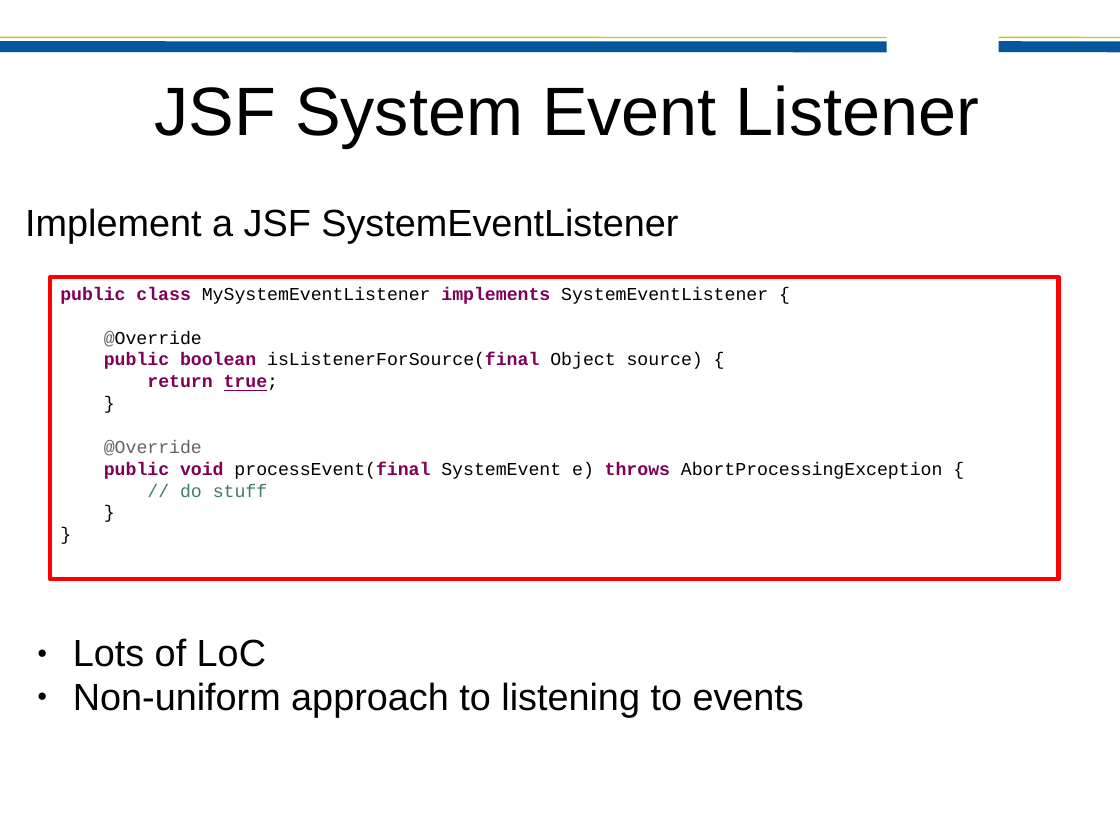
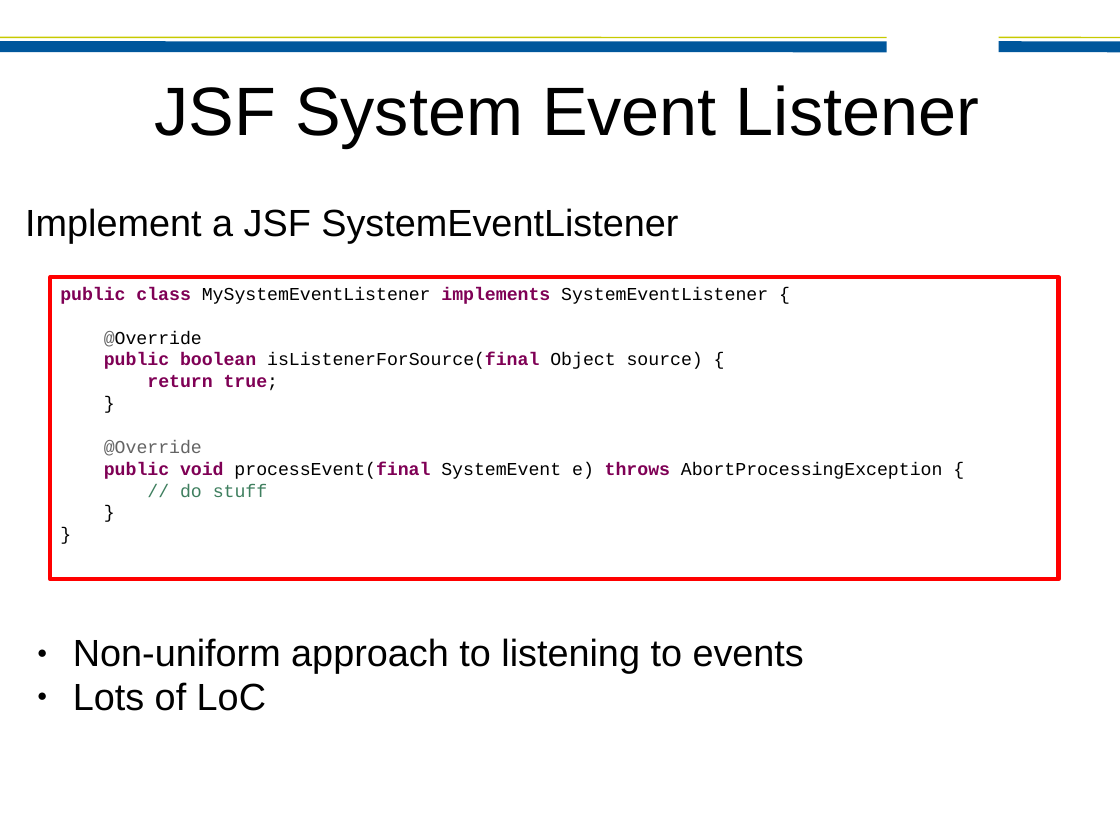
Before and after one commit to bleathem/talks, a slide deck: slide 34 of 2011-JAXConf-SeamFaces.odp (slide 33 before the commit). Drawn at 1120x840 pixels with LibreOffice and Linux fonts; fonts in the diff are those of the drawing; background and template pictures are left out. Boxes give left, top, right and bottom in pixels: in the first picture for what was removed or moved away, otherwise in the second. Text is boxed around its words. In the diff, an @@ line names an element or a change of style, - is before the commit and + after.

Commit message:
Added a slide on CDI events

```diff
--- a/2011-JAXConf-SeamFaces.odp
+++ b/2011-JAXConf-SeamFaces.odp
@@ text in rectangle at [147, 375, 278, 391]: underline off in "true;" @@
@@ text at [73, 638, 804, 674]: paragraph added @@
+● Non-uniform approach to listening to events
@@ text at [73, 682, 804, 717]: paragraph removed @@
-● Non-uniform approach to listening to events
```
Also in this commit, not shown: 6 other slides changed, 2 slides added.
